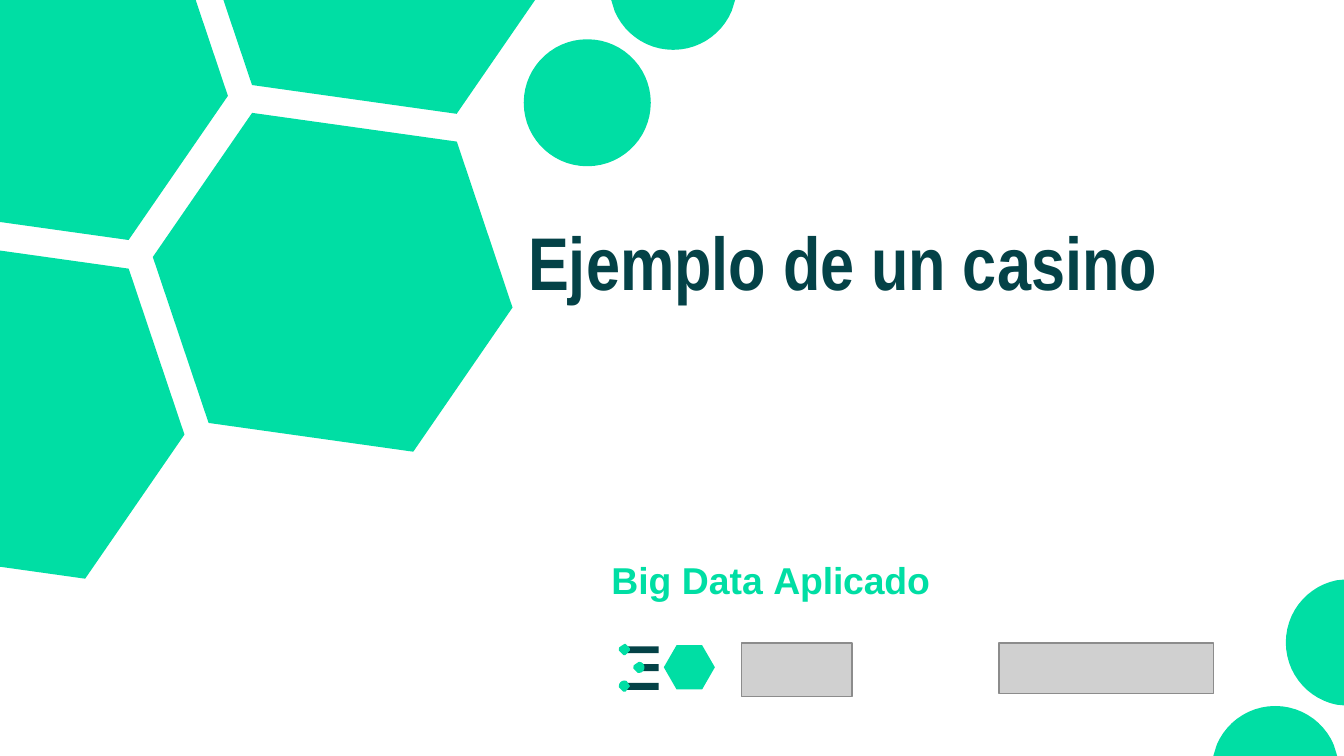
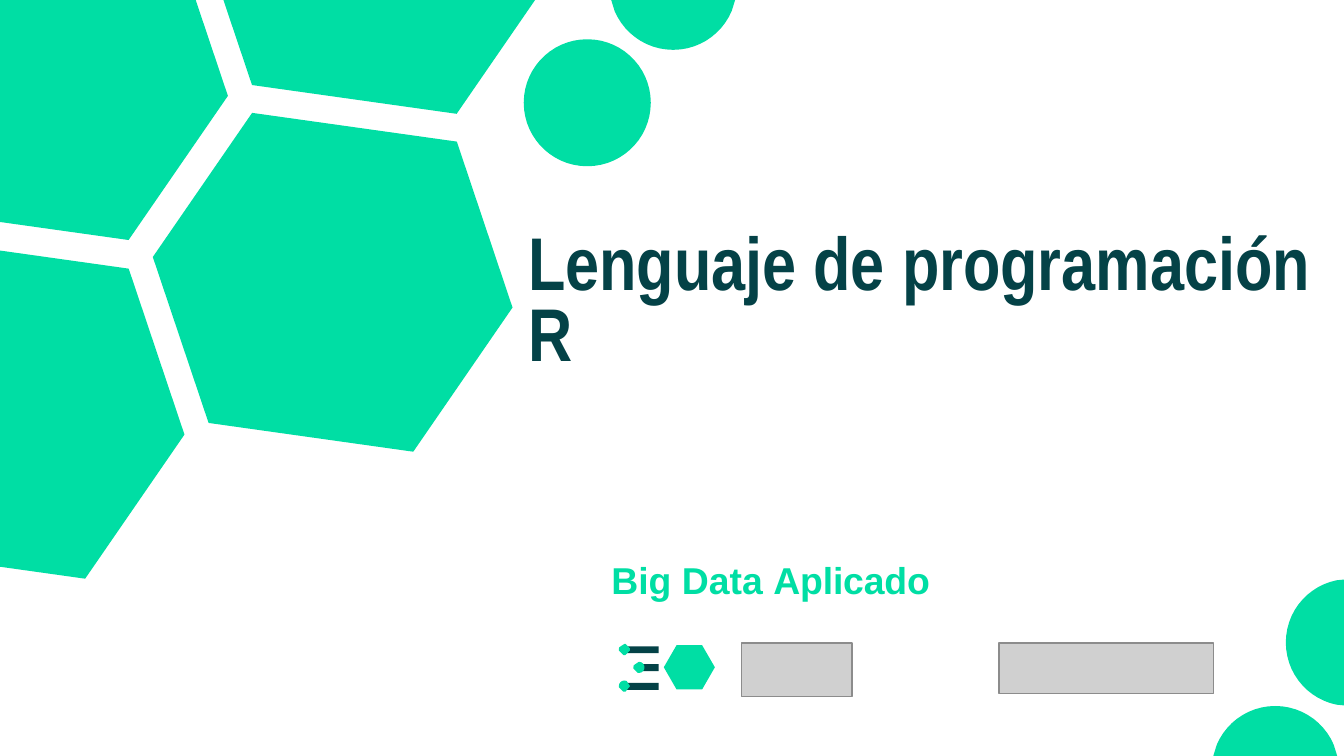
Before and after one commit to CodeWithJuancho/CE_IABD_BIU_SPS, a slide deck: slide 38 of BIU/UT1 - Fundamentos y Preparacion de datos/UT1_2/UT1_2 - Fundamentos y preparacion de datos.pptx (slide 48 before the commit). Drawn at 1344x756 pixels with LibreOffice and Linux fonts; fonts in the diff are those of the drawing; grey boxes stand for pictures. Boxes give left, top, right and bottom in pixels: in the first picture for what was removed or moved away, otherwise in the second. Text is boxed around its words. In the diff, an @@ line names an element or a change of style, - is before the commit and + after.

```diff
--- a/BIU/UT1 - Fundamentos y Preparacion de datos/UT1_2/UT1_2 - Fundamentos y preparacion de datos.pptx
+++ b/BIU/UT1 - Fundamentos y Preparacion de datos/UT1_2/UT1_2 - Fundamentos y preparacion de datos.pptx
@@ title at (x1=528, y1=235, x2=1310, y2=361): text changed @@
-Ejemplo de un casino
+Lenguaje de programación R
```
Also in this commit, not shown: 2 other slides changed, 15 other files.
